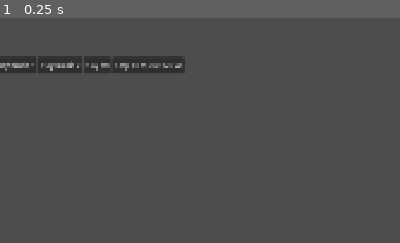
Above: before the commit, frame 1.
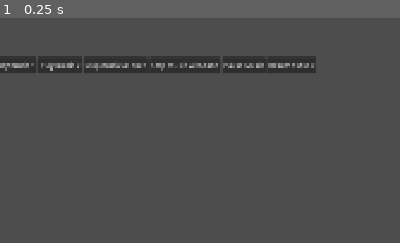
Above: after the commit, the same moment.

Repository: gurbsgurbs/game-template-godot
Game: Godot game, scene res://Screens/Sandbox/sandbox.tscn
Two runs of this game, one before a commit and one after it. Both use one fixed random seed, a clock stepped at 60 frames per second and the inputs below. The project has no main scene, so this scene is started directly. The engine's default icon, where the game draws it, is replaced by a stand-in: a white triangle on a blue panel in a dark square.
Inputs:
- Up to frame 1 (0.25 s): no input
The pictures show only the part of the screen within x 5-55%, y 0-50%; the shares and areas given below are measured in that part.

The runs differ from the first frame. In frame 1, 2.5% of the frame differs, in the area x 21-79%, y 16-25%.

Commit message:
added better tween transition to fade

Diff:
--- a/Globals/AudioManager/audio_manager.gd
+++ b/Globals/AudioManager/audio_manager.gd
@@ -25,7 +25,7 @@
 
 #endregion
 
-const DEFAULT_FADE_DURATION: float = 2.0
+const DEFAULT_FADE_DURATION: float = 3.0
 
 const VOLUME_SILENT: float = 0.0
 const VOLUME_FULL: float = 1.0
@@ -80,7 +80,7 @@
 
 	# Stop with a fade
 	fade_tween = create_tween()
-	fade_tween.tween_property(music_active_player, "volume_linear", VOLUME_SILENT, fade_duration)
+	fade_tween.tween_property(music_active_player, "volume_linear", VOLUME_SILENT, fade_duration).set_trans(Tween.TRANS_SINE).set_ease(Tween.EASE_IN)
 	fade_tween.tween_callback(
 		func():
 			_music_stop_all_players()
--- a/Screens/Sandbox/sandbox.gd
+++ b/Screens/Sandbox/sandbox.gd
@@ -1,12 +1,11 @@
 extends Control
-
 
 
 func _on_to_main_menu_button_pressed() -> void:
 	ScreenManager.go_to_screen(ScreenManager.Screen.MAIN_MENU)
 
 
-func _on_button_pressed() -> void:
+func _on_buttrrron_pressed() -> void:
 	AudioManager.play_music(AudioManager.Music.THEME_TEST)
 
 
@@ -16,3 +15,27 @@
 
 func _on_button_4_pressed() -> void:
 	AudioManager._music_stop_all_players()
+
+
+func _on_music_1_button_pressed() -> void:
+	AudioManager.play_music(AudioManager.Music.THEME_TEST)
+
+
+func _on_music_2_button_pressed() -> void:
+	AudioManager.play_music(AudioManager.Music.THEME_2_TEST)
+
+
+func _on_stop_music_now_button_pressed() -> void:
+	AudioManager.stop_music(0.0)
+
+
+func _on_stop_music_fade_button_pressed() -> void:
+	AudioManager.stop_music()
+
+
+func _on_pause_music_button_pressed() -> void:
+	AudioManager.pause_music()
+
+
+func _on_resume_music_button_pressed() -> void:
+	AudioManager.resume_music()
--- a/Screens/Sandbox/sandbox.tscn
+++ b/Screens/Sandbox/sandbox.tscn
@@ -18,21 +18,29 @@
 offset_right = 371.0
 offset_bottom = 134.0
 
-[node name="Button" type="Button" parent="HBoxContainer" unique_id=607025143]
+[node name="Music1Button" type="Button" parent="HBoxContainer" unique_id=607025143]
 layout_mode = 2
 text = "Play music 1"
 
-[node name="Button2" type="Button" parent="HBoxContainer" unique_id=779504122]
+[node name="Music2Button" type="Button" parent="HBoxContainer" unique_id=779504122]
 layout_mode = 2
 text = "Play music 2"
 
-[node name="Button3" type="Button" parent="HBoxContainer" unique_id=209610949]
+[node name="StopMusicNowButton" type="Button" parent="HBoxContainer" unique_id=966522504]
 layout_mode = 2
-text = "Play sfx"
+text = "Stop music at once"
 
-[node name="Button4" type="Button" parent="HBoxContainer" unique_id=966522504]
+[node name="StopMusicFadeButton" type="Button" parent="HBoxContainer" unique_id=1505432502]
 layout_mode = 2
-text = "Stop all music! NOW!"
+text = "Stop music with fade"
+
+[node name="PauseMusicButton" type="Button" parent="HBoxContainer" unique_id=209610949]
+layout_mode = 2
+text = "Pause Music"
+
+[node name="ResumeMusicButton" type="Button" parent="HBoxContainer" unique_id=2085682784]
+layout_mode = 2
+text = "Resume Music"
 
 [node name="ToMainMenuButton" type="Button" parent="." unique_id=663859924]
 layout_mode = 0
@@ -40,7 +48,10 @@
 offset_bottom = 8.0
 text = "MAIN MENU"
 
-[connection signal="pressed" from="HBoxContainer/Button" to="." method="_on_button_pressed"]
-[connection signal="pressed" from="HBoxContainer/Button2" to="." method="_on_button_2_pressed"]
-[connection signal="pressed" from="HBoxContainer/Button4" to="." method="_on_button_4_pressed"]
+[connection signal="pressed" from="HBoxContainer/Music1Button" to="." method="_on_music_1_button_pressed"]
+[connection signal="pressed" from="HBoxContainer/Music2Button" to="." method="_on_music_2_button_pressed"]
+[connection signal="pressed" from="HBoxContainer/StopMusicNowButton" to="." method="_on_stop_music_now_button_pressed"]
+[connection signal="pressed" from="HBoxContainer/StopMusicFadeButton" to="." method="_on_stop_music_fade_button_pressed"]
+[connection signal="pressed" from="HBoxContainer/PauseMusicButton" to="." method="_on_pause_music_button_pressed"]
+[connection signal="pressed" from="HBoxContainer/ResumeMusicButton" to="." method="_on_resume_music_button_pressed"]
 [connection signal="pressed" from="ToMainMenuButton" to="." method="_on_to_main_menu_button_pressed"]
